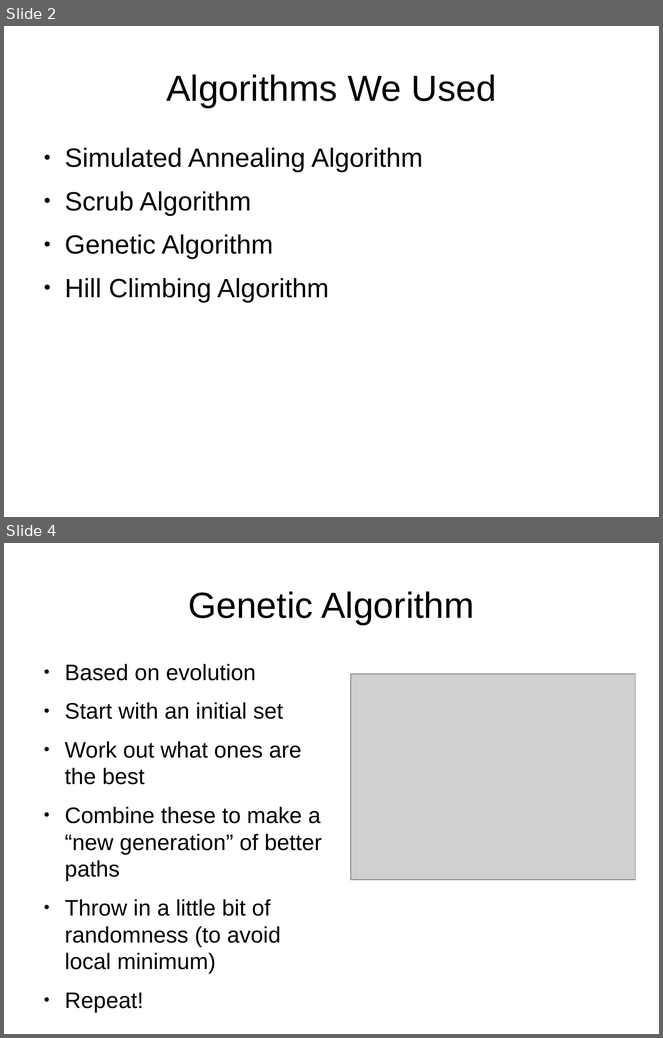
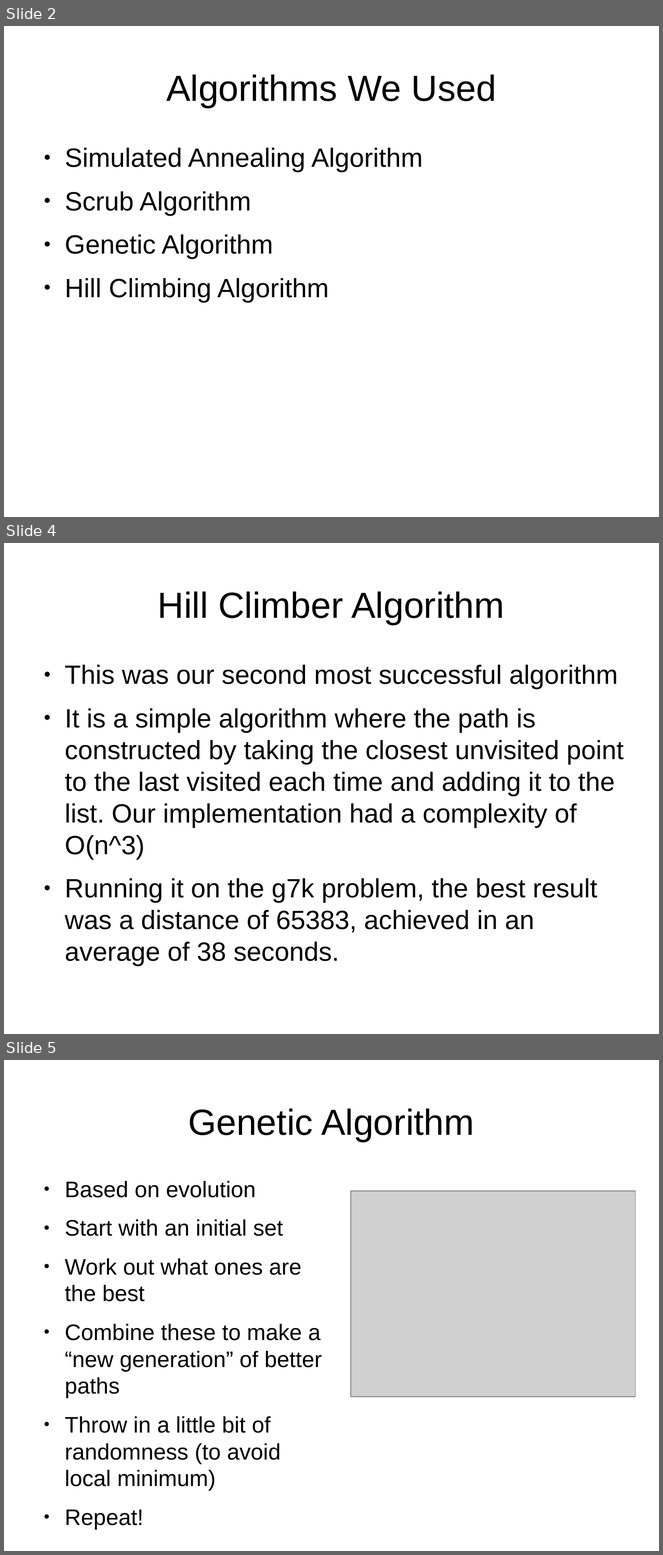
Before and after one commit to 2090140L/Glasgow-TSP-Challenge, a slide deck: presentation.odp. Shown one above the other, each under a label of ours: slides 2 and 4 before the commit, slides 2, 4 and 5 after it; the slides between them are not shown. The pictures are 663x1038 and 663x1555 pixels, drawn with LibreOffice and Linux fonts; fonts in the diff are those of the drawing; grey boxes stand for pictures. Boxes give left, top, right and bottom in pixels: in the first picture for what was removed or moved away, otherwise in the second. Text is boxed around its words. In the diff, an @@ line names an element or a change of style, - is before the commit and + after.

```diff
--- a/presentation.odp
+++ b/presentation.odp
@@ slide 4 added at bbox=[4, 543, 659, 1034], background #FFFFFF @@
@@ title added at bbox=[158, 591, 505, 625], 44 pt, text #000000 @@
+Hill Climber Algorithm
@@ text added at bbox=[65, 665, 624, 933], 32 pt, text #000000 @@
+● This was our second most successful algorithm
+● It is a simple algorithm where the path is constructed by taking the closest unvisited point to the last visited each time and adding it to the list. Our implementation had a complexity of O(n^3)
+● Running it on the g7k problem, the best result was a distance of 65383, achieved in an average of 38 seconds.
@@ what was slide 4 is now slide 5 @@
```
Also in this commit, not shown: 1 other slide added, 1 slide removed.
